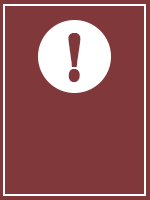
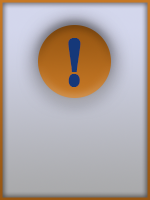
Layers edited between the first and the second 150x200 image:
hid group "opcion 2" (4 layers) over [0, 0, 150, 200]
hid "!" (1st of 2, in "opcion 2") over [68, 33, 81, 82]
hid "Elipse 1" (1st of 2, in "opcion 2") over [38, 20, 111, 93]
hid "Capa 3" over [0, 0, 150, 200]
showed group "opcion 1" (6 layers) over [0, 0, 150, 200]
painted on "Elipse 1" (2nd of 2, in "opcion 1") over [38, 26, 111, 98]
painted on "Rectángulo 1" over [0, 0, 150, 200]
painted on "Capa 2" over [0, 0, 150, 200]
